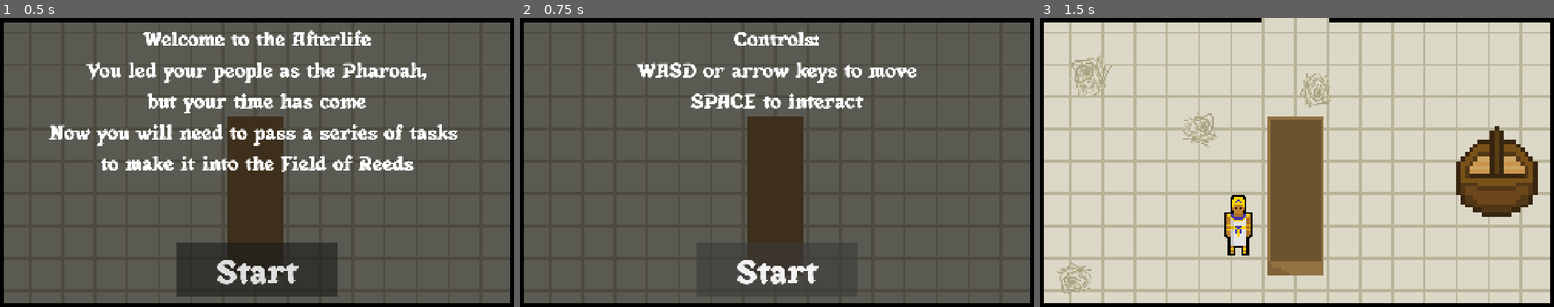
Above: before the commit, frames 1-3 (left to right).
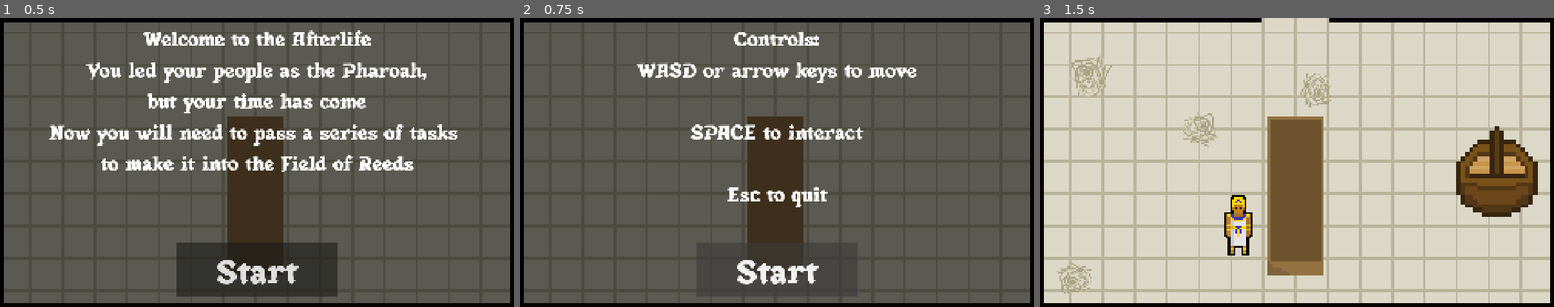
Above: after the commit, the same moments.

Repository: liadriscoll-arch/Field-of-Reeds
Game: Godot game, scene res://Scenes/start_screen.tscn
Two runs of this game, one before a commit and one after it. Both use one fixed random seed, a clock stepped at 60 frames per second and the inputs below.
Inputs:
- Up to frame 1 (0.5 s): no input
- Up to frame 2 (0.75 s): click "Start" at 0.5 s
- Up to frame 3 (1.5 s): click "Start" at 1.25 s

Frame 1 is identical in both runs. In frame 2, 2.3% of the frame differs, in the area x 33-67%, y 26-66%; in frame 3, nothing differs.

Commit message:
v1 complete
pre-test game

Diff:
--- /dev/null
+++ b/Scenes/bg_music.tscn
@@ -0,0 +1,9 @@
+[gd_scene format=3 uid="uid://cufo23ht7ytoh"]
+
+[ext_resource type="AudioStream" uid="uid://c27sl2uwhty2n" path="res://Assets/samuelfjohanns-egypt-expedition-the-kingdom-119123.mp3" id="1_wrh0v"]
+[ext_resource type="Script" uid="uid://d23738bee5l0k" path="res://Scripts/bg_music.gd" id="2_0kug2"]
+
+[node name="bg_music" type="AudioStreamPlayer" unique_id=2009209514]
+stream = ExtResource("1_wrh0v")
+autoplay = true
+script = ExtResource("2_0kug2")
--- a/Scenes/controls_screen.tscn
+++ b/Scenes/controls_screen.tscn
@@ -1,10 +1,12 @@
 [gd_scene format=3 uid="uid://d05yhsc1yj307"]
 
 [ext_resource type="Texture2D" uid="uid://3cp0ly0ijywx" path="res://Assets/reeds-start-bg.png" id="1_h8rug"]
+[ext_resource type="Script" uid="uid://215yhohljmec" path="res://Scripts/controls_screen.gd" id="1_vd22l"]
 [ext_resource type="FontFile" uid="uid://isri0dibbil8" path="res://Assets/Anubismythicalserif-lxdLy.otf" id="2_vd22l"]
 [ext_resource type="Script" uid="uid://cpxis8vmjv61i" path="res://Scripts/start_game_button.gd" id="3_o5fkp"]
 
 [node name="controls_screen" type="Node2D" unique_id=307054295]
+script = ExtResource("1_vd22l")
 
 [node name="Camera2D" type="Camera2D" parent="." unique_id=1333568746]
 
@@ -38,7 +40,10 @@
 theme_override_font_sizes/font_size = 75
 text = "Controls:
 WASD or arrow keys to move
+
 SPACE to interact
+
+Esc to quit
 "
 horizontal_alignment = 1
 
--- a/Scenes/judgement.tscn
+++ b/Scenes/judgement.tscn
@@ -1,5 +1,40 @@
 [gd_scene format=3 uid="uid://bht7v4v8lfs6n"]
 
+[ext_resource type="Script" uid="uid://u73yiilj8vn" path="res://Scripts/judgement.gd" id="1_cy304"]
+[ext_resource type="Texture2D" uid="uid://vk2kdvv1basx" path="res://Assets/reeds_scale.png" id="2_cdc8j"]
+[ext_resource type="FontFile" uid="uid://isri0dibbil8" path="res://Assets/Anubismythicalserif-lxdLy.otf" id="3_f2dnh"]
+
 [node name="judgement" type="Node2D" unique_id=156092096]
+script = ExtResource("1_cy304")
 
-[node name="Camera2D2" type="Camera2D" parent="." unique_id=137418808]
+[node name="bg_color" type="ColorRect" parent="." unique_id=1000913763]
+offset_left = -1128.0
+offset_top = -648.0
+offset_right = 1032.0
+offset_bottom = 592.0
+color = Color(0.7254902, 0.7019608, 0.6, 1)
+
+[node name="Sprite2D" type="Sprite2D" parent="." unique_id=1315640202]
+scale = Vector2(20, 20)
+texture = ExtResource("2_cdc8j")
+
+[node name="start_color" type="ColorRect" parent="." unique_id=100570790]
+offset_left = -1187.0
+offset_top = -719.0
+offset_right = 1092.0
+offset_bottom = 672.0
+color = Color(0, 0, 0, 0.65882355)
+
+[node name="Label" type="Label" parent="." unique_id=1276087718]
+offset_left = -959.0
+offset_top = -540.0
+offset_right = 959.0
+offset_bottom = -259.0
+theme_override_fonts/font = ExtResource("3_f2dnh")
+theme_override_font_sizes/font_size = 40
+text = "Welcome to your judgement. Your heart will be weighed against the feather of Ma'at.
+If it weighs more, you will die a second time.
+If not, you are given access to the Field of Reeds"
+horizontal_alignment = 1
+
+[node name="Camera2D" type="Camera2D" parent="." unique_id=1751966891]
--- a/Scenes/start_screen.tscn
+++ b/Scenes/start_screen.tscn
@@ -1,10 +1,12 @@
 [gd_scene format=3 uid="uid://cnlansd6fhvar"]
 
+[ext_resource type="Script" uid="uid://y7p1cqphwah2" path="res://Scripts/start_screen.gd" id="1_5e717"]
 [ext_resource type="Texture2D" uid="uid://3cp0ly0ijywx" path="res://Assets/reeds-start-bg.png" id="1_i8r30"]
 [ext_resource type="FontFile" uid="uid://isri0dibbil8" path="res://Assets/Anubismythicalserif-lxdLy.otf" id="2_60ddj"]
 [ext_resource type="Script" uid="uid://cbhehoc8gmm5b" path="res://Scripts/start_button.gd" id="3_5e717"]
 
 [node name="start_screen" type="Node2D" unique_id=1034941127]
+script = ExtResource("1_5e717")
 
 [node name="Camera2D" type="Camera2D" parent="." unique_id=1875385613]
 
--- /dev/null
+++ b/Scripts/bg_music.gd
@@ -0,0 +1,15 @@
+extends AudioStreamPlayer
+
+
+const  game_music = preload("res://Assets/samuelfjohanns-egypt-expedition-the-kingdom-119123.mp3")
+
+func _play_music(music: AudioStream, volume = 0.0):
+	if stream == music:
+		return
+
+	stream = music
+	volume_db = volume
+	play()
+
+func play_music_game():
+	_play_music(game_music)
--- /dev/null
+++ b/Scripts/controls_screen.gd
@@ -0,0 +1,6 @@
+extends Node2D
+
+
+# Called when the node enters the scene tree for the first time.
+func _ready() -> void:
+	music.play_music_game()
--- a/Scripts/global.gd
+++ b/Scripts/global.gd
@@ -1,9 +1,9 @@
 extends Node
 
 
-var hours_spent = 12.5
+var hours_spent = "way too long"
 var canmove = true
-var gate_guardians = ["Sekhet-hra-asht-aru","Meti-heh","Ha-kheru","Un-hat","Seqe-hra","Uset","Qeq-hauau-ent-pehui","Se-res-hra","Aaa","Khesef-hra-asht-kheru …(153 unchanged characters)…
+var gate_guardians = ["Sekhet-hra-asht-aru","Meti-heh","Ha-kheru","Un-hat","Seqe-hra","Uset","Se-res-hra","Aaa","Khesef-hra-asht-kheru …(153 unchanged characters)…
 var main_guardian
 var guardian_2
 var guardian_3
@@ -35,3 +35,7 @@
 	print(main_guardian)
 	print(guardian_2)
 	print(guardian_3)
+
+func _process(delta):
+	if Input.is_action_just_pressed("ui_cancel"):
+		get_tree().quit()
--- a/Scripts/guardian_guess_screen.gd
+++ b/Scripts/guardian_guess_screen.gd
@@ -9,7 +9,7 @@
 var buttons = []
 var correct_option = 0
 func _ready() -> void:
-
+	music.play_music_game()
 	pharaoh.position = Global.room_2_position
 
 	Global.canmove = false
--- /dev/null
+++ b/Scripts/judgement.gd
@@ -0,0 +1,19 @@
+extends Node2D
+@onready var sprite_2d: Sprite2D = $Sprite2D
+@onready var label: Label = $Label
+@onready var start_color: ColorRect = $start_color
+
+var unworthy_scale = preload("res://Assets/reeds_scale_unworthy.png")
+var worthy_scale = preload("res://Assets/reeds_scale_worthy.png")
+
+
+func _ready() -> void:
+	start_color.visible = true
+	await get_tree().create_timer(8).timeout
+	start_color.visible = false
+	if Global.worthy:
+		label.text = "You are worthy enough to enter the Field of Reeds. \n Thanks for playing! \n Press esc to quit "
+		sprite_2d.texture = worthy_scale
+	else:
+		label.text = "You are not worthy enough to enter the Field of Reeds. \n You stole a brick piece from 1 of the 42 judges. \n Thanks for playing! \n Press esc to quit "
+		sprite_2d.texture = worthy_scale
--- a/Scripts/river_room.gd
+++ b/Scripts/river_room.gd
@@ -4,10 +4,10 @@
 @onready var info_tomb_color: ColorRect = $info_tomb_color
 @onready var info_tomb_label: Label = $info_tomb_label
 @onready var boat: Node2D = $boat
-#testtesttest
 
 
 func _ready() -> void:
+	music.play_music_game()
 	pharaoh.position = Global.room_river_position
 	info_tomb_label.visible = false
 	info_tomb_color.visible = false
--- a/Scripts/room_2.gd
+++ b/Scripts/room_2.gd
@@ -8,6 +8,7 @@
 
 
 func _ready() -> void:
+	music.play_music_game()
 	info_tomb_color.visible = false
 	info_tomb_label.visible = false
 	$Pharaoh.position = Global.room_2_position
--- a/Scripts/room_3.gd
+++ b/Scripts/room_3.gd
@@ -5,6 +5,7 @@
 @onready var pharaoh: CharacterBody2D = $Pharaoh
 
 func _ready() -> void:
+	music.play_music_game()
 	$Pharaoh.position = Global.room_3_position
 	info_tomb_color.visible = false
 	info_tomb_label.visible = false
--- a/Scripts/room_4.gd
+++ b/Scripts/room_4.gd
@@ -3,6 +3,7 @@
 @onready var info_tomb_label: Label = $info_tomb_label
 
 func _ready() -> void:
+	music.play_music_game()
 	$Pharaoh.position = Global.room_4_position
 	info_tomb_label.visible = false
 	info_tomb_color.visible = false
@@ -38,6 +39,7 @@
 					info_tomb_color.visible = true
 					info_tomb_label.visible = true
 					info_tomb_label.add_theme_font_size_override("font_size", 60)
+					Global.worthy = true
 					info_tomb_label.text = "The entity hands you the brick piece"
 					await get_tree().create_timer(3).timeout
 					info_tomb_color.visible = false
@@ -76,61 +78,58 @@
 					info_tomb_label.text = "On the wall you find partially destroyed text:\n Sacred egyptian knowledge hides every tomb "
 
 				elif Global.guardian_3 == "Meti-heh":
-					info_tomb_label.text = "On the wall you find partially destroyed text:\nMeti"
+					info_tomb_label.text = "On the wall you find partially destroyed text:\n Mighty eternal travelers ... immortality  "
 
 				elif Global.guardian_3 == "Ha-kheru":
-					info_tomb_label.text = "On the wall you find partially destroyed text:\nHonor Anubis"
+					info_tomb_label.text = "On the wall you find partially destroyed text:\n Honor Anubis "
 
 				elif Global.guardian_3 == "Un-hat":
-					info_tomb_label.text = "On the wall you find partially destroyed text:\nUnderworld navigation"
+					info_tomb_label.text = "On the wall you find partially destroyed text:\n Underworld navigation "
 
 				elif Global.guardian_3 == "Seqe-hra":
-					info_tomb_label.text = "On the wall you find partially destroyed text:\nSecret eternal questions emerge"
+					info_tomb_label.text = "On the wall you find partially destroyed text:\n Secret eternal questions emerge "
 
 				elif Global.guardian_3 == "Uset":
-					info_tomb_label.text = "On the wall you find partially destroyed text:\nUnderworld spirits enter through"
-
-				elif Global.guardian_3 == "Qeq-hauau-ent-pehui":
-					info_tomb_label.text = "On the wall you find partially destroyed text:\nQuestions enter quietness"
+					info_tomb_label.text = "On the wall you find partially destroyed text:\n Underworld spirits enter through "
 
 				elif Global.guardian_3 == "Se-res-hra":
-					info_tomb_label.text = "On the wall you find partially destroyed text:\nSe"
+					info_tomb_label.text = "On the wall you find partially destroyed text:\n Secrets enter "
 
 				elif Global.guardian_3 == "Aaa":
-					info_tomb_label.text = "On the wall you find partially destroyed text:\nAnubis awaits answers"
+					info_tomb_label.text = "On the wall you find partially destroyed text:\n Anubis awaits answers "
 
 				elif Global.guardian_3 == "Khesef-hra-asht-kheru":
-					info_tomb_label.text = "On the wall you find partially destroyed text:\nKhesef"
+					info_tomb_label.text = "On the wall you find partially destroyed text:\n Knowledge helps every soul enter forever "
 
 				elif Global.guardian_3 == "Seres-tepu":
-					info_tomb_label.text = "On the wall you find partially destroyed text:\nSeres"
+					info_tomb_label.text = "On the wall you find partially destroyed text:\n Sacred eternal rituals ensure survival "
 
 				elif Global.guardian_3 == "Ankh-f-em-fent":
-					info_tomb_label.text = "On the wall you find partially destroyed text:\nAncient names keep history"
+					info_tomb_label.text = "On the wall you find partially destroyed text:\n Ancient names keep history "
 
 				elif Global.guardian_3 == "Shabu":
-					info_tomb_label.text = "On the wall you find partially destroyed text:\nShabu"
+					info_tomb_label.text = "On the wall you find partially destroyed text:\n Souls have afterlife blessings ... unknown  "
 
 				elif Global.guardian_3 == "Teb-hra-keha-kheft":
-					info_tomb_label.text = "On the wall you find partially destroyed text:\nTeb"
+					info_tomb_label.text = "On the wall you find partially destroyed text:\n Tombs enclose bodies "
 
 				elif Global.guardian_3 == "Atek-au-kehaq-kheru":
-					info_tomb_label.text = "On the wall you find partially destroyed text:\nAtek"
+					info_tomb_label.text = "On the wall you find partially destroyed text:\n Ancient temples entomb kings "
 
 				elif Global.guardian_3 == "An-hra":
-					info_tomb_label.text = "On the wall you find partially destroyed text:\nAfterlife navigation"
+					info_tomb_label.text = "On the wall you find partially destroyed text:\n Afterlife navigation "
 
 				elif Global.guardian_3 == "Ates-hra":
-					info_tomb_label.text = "On the wall you find partially destroyed text:\nAncient tombs enclose secrets"
+					info_tomb_label.text = "On the wall you find partially destroyed text:\n Ancient tombs enclose secrets "
 
 				elif Global.guardian_3 == "Sekhem-Mafenu-sen":
-					info_tomb_label.text = "On the wall you find partially destroyed text:\nSekhem"
+					info_tomb_label.text = "On the wall you find partially destroyed text:\n Sacred eternal knowledge hides every mystery "
 
 				elif Global.guardian_3 == "Aa-maa-kheru":
-					info_tomb_label.text = "On the wall you find partially destroyed text:\nAa"
+					info_tomb_label.text = "On the wall you find partially destroyed text:\n Anubis awaits "
 
 				elif Global.guardian_3 == "Khesef-khemi":
-					info_tomb_label.text = "On the wall you find partially destroyed text:\nKhesef"
+					info_tomb_label.text = "On the wall you find partially destroyed text:\n Knowledge helps every soul enter forever  "
 
 
 				await get_tree().create_timer(6).timeout
@@ -154,7 +153,7 @@
 					info_tomb_label.text = "On the wall you find partially destroyed text:\n Honor eternal horus "
 
 				elif Global.guardian_3 == "Ha-kheru":
-					info_tomb_label.text = "On the wall you find partially destroyed text:\n Kheru "
+					info_tomb_label.text = "On the wall you find partially destroyed text:\n Kings hold eternal riches underground "
 
 				elif Global.guardian_3 == "Un-hat":
 					info_tomb_label.text = "On the wall you find partially destroyed text:\n Honor ancient thoughts "
@@ -165,11 +164,8 @@
 				elif Global.guardian_3 == "Uset":
 					info_tomb_label.text = "The text is unreadable"
 
-				elif Global.guardian_3 == "Qeq-hauau-ent-pehui":
-					info_tomb_label.text = "On the wall you find partially destroyed text:\n Hauau "
-
 				elif Global.guardian_3 == "Se-res-hra":
-					info_tomb_label.text = "On the wall you find partially destroyed text:\n Res "
+					info_tomb_label.text = "On the wall you find partially destroyed text:\n Reeds enclose secrets "
 
 				elif Global.guardian_3 == "Aaa":
 					info_tomb_label.text = "The text is unreadable"
@@ -178,7 +174,7 @@
 					info_tomb_label.text = "On the wall you find partially destroyed text:\n Honor Ra always "
 
 				elif Global.guardian_3 == "Seres-tepu":
-					info_tomb_label.text = "On the wall you find partially destroyed text:\n Tepu "
+					info_tomb_label.text = "On the wall you find partially destroyed text:\n Tombs eternally protect underworld "
 
 				elif Global.guardian_3 == "Ankh-f-em-fent":
 					info_tomb_label.text = "On the wall you find partially destroyed text:\n Fate "
@@ -190,7 +186,7 @@
 					info_tomb_label.text = "On the wall you find partially destroyed text:\n Honor Ra always "
 
 				elif Global.guardian_3 == "Atek-au-kehaq-kheru":
-					info_tomb_label.text = "On the wall you find partially destroyed text:\n Au "
+					info_tomb_label.text = "On the wall you find partially destroyed text:\n Anubis understands "
 
 				elif Global.guardian_3 == "An-hra":
 					info_tomb_label.text = "On the wall you find partially destroyed text:\n Honor Ra always "
@@ -199,13 +195,13 @@
 					info_tomb_label.text = "On the wall you find partially destroyed text:\n Honor Ra always "
 
 				elif Global.guardian_3 == "Sekhem-Mafenu-sen":
-					info_tomb_label.text = "On the wall you find partially destroyed text:\n Mafenu "
+					info_tomb_label.text = "On the wall you find partially destroyed text:\n Mummies await ... final eternal night underworld "
 
 				elif Global.guardian_3 == "Aa-maa-kheru":
-					info_tomb_label.text = "On the wall you find partially destroyed text:\n Maa "
+					info_tomb_label.text = "On the wall you find partially destroyed text:\n Mighty ancient amulets ... "
 
 				elif Global.guardian_3 == "Khesef-khemi":
-					info_tomb_label.text = "On the wall you find partially destroyed text:\n Khemi "
+					info_tomb_label.text = "On the wall you find partially destroyed text:\n Kings hold eternal memories in "
 
 				await get_tree().create_timer(6).timeout
 				info_tomb_color.visible = false
@@ -239,9 +235,6 @@
 				elif Global.guardian_3 == "Uset":
 					info_tomb_label.text = "The text is unreadable"
 
-				elif Global.guardian_3 == "Qeq-hauau-ent-pehui":
-					info_tomb_label.text = "On the wall you find partially destroyed text:\n Ent "
-
 				elif Global.guardian_3 == "Se-res-hra":
 					info_tomb_label.text = "On the wall you find partially destroyed text:\n Honor ra always "
 
@@ -249,7 +242,7 @@
 					info_tomb_label.text = "The text is unreadable"
 
 				elif Global.guardian_3 == "Khesef-hra-asht-kheru":
-					info_tomb_label.text = "On the wall you find partially destroyed text:\n Kings hold eternal riches underground "
+					info_tomb_label.text = "On the wall you find partially destroyed text:\n Ancient secrets hide treasures "
 
 				elif Global.guardian_3 == "Seres-tepu":
 					info_tomb_label.text = "The text is unreadable"
@@ -273,7 +266,7 @@
 					info_tomb_label.text = "The text is unreadable"
 
 				elif Global.guardian_3 == "Sekhem-Mafenu-sen":
-					info_tomb_label.text = "On the wall you find partially destroyed text:\n Sen "
+					info_tomb_label.text = "On the wall you find partially destroyed text:\n Spirits enter nile "
 
 				elif Global.guardian_3 == "Aa-maa-kheru":
 					info_tomb_label.text = "On the wall you find partially destroyed text:\n Kings hold eternal riches underground "
@@ -314,9 +307,6 @@
 				elif Global.guardian_3 == "Uset":
 					info_tomb_label.text = "The text is unreadable"
 
-				elif Global.guardian_3 == "Qeq-hauau-ent-pehui":
-					info_tomb_label.text = "On the wall you find partially destroyed text:\n Pehui "
-
 				elif Global.guardian_3 == "Se-res-hra":
 					info_tomb_label.text = "The text is unreadable"
 
@@ -330,7 +320,7 @@
 					info_tomb_label.text = "The text is unreadable"
 
 				elif Global.guardian_3 == "Ankh-f-em-fent":
-					info_tomb_label.text = "On the wall you find partially destroyed text:\n Fent "
+					info_tomb_label.text = "On the wall you find partially destroyed text:\n Fearless eternal navigators travel "
 
 				elif Global.guardian_3 == "Shabu":
 					info_tomb_label.text = "The text is unreadable"
--- /dev/null
+++ b/Scripts/start_screen.gd
@@ -0,0 +1,6 @@
+extends Node2D
+
+
+
+func _ready() -> void:
+	music.play_music_game()
--- a/Scripts/steal_brick_screen.gd
+++ b/Scripts/steal_brick_screen.gd
@@ -3,6 +3,7 @@
 
 
 func _ready() -> void:
+	music.play_music_game()
 	Global.canmove = false
 	pharaoh.position = Global.room_4_position
 
--- a/Scripts/tomb_room.gd
+++ b/Scripts/tomb_room.gd
@@ -11,6 +11,7 @@
 
 
 func _ready() -> void:
+	music.play_music_game()
 	pharaoh.position = Global.tomb_room_position
 	info_tomb_label.visible = false
 	info_tomb_color.visible = false
--- a/Scripts/type_guardian_guess.gd
+++ b/Scripts/type_guardian_guess.gd
@@ -7,6 +7,7 @@
 var typed = ""
 
 func _ready() -> void:
+	music.play_music_game()
 	Global.canmove = false
 	pharaoh.position = Global.room_2_position
 	label.text = "WHAT IS MY NAME?"
--- a/Scripts/wall_area.gd
+++ /dev/null
@@ -1,11 +0,0 @@
-extends Area2D
-
-
-# Called when the node enters the scene tree for the first time.
-func _ready() -> void:
-	pass # Replace with function body.
-
-
-# Called every frame. 'delta' is the elapsed time since the previous frame.
-func _process(delta: float) -> void:
-	pass
--- a/project.godot
+++ b/project.godot
@@ -18,6 +18,7 @@
 [autoload]
 
 Global="*uid://gcjeqdyvqdwj"
+music="*uid://cufo23ht7ytoh"
 
 [display]
 
Binary file added: Assets/reeds_scale.png
Not shown, added: Assets/reeds_scale.png.import
Binary file added: Assets/reeds_scale_unworthy.png
Not shown, added: Assets/reeds_scale_unworthy.png.import
Binary file added: Assets/reeds_scale_worthy.png
Not shown, added: Assets/reeds_scale_worthy.png.import
Not shown, added: Assets/samuelfjohanns-egypt-expedition-the-kingdom-119123.mp3.import
Not shown, added: Scripts/bg_music.gd.uid
Not shown, added: Scripts/controls_screen.gd.uid
Not shown, added: Scripts/judgement.gd.uid
Not shown, added: Scripts/start_screen.gd.uid
Not shown, added: Assets/samuelfjohanns-egypt-expedition-the-kingdom-119123.mp3
